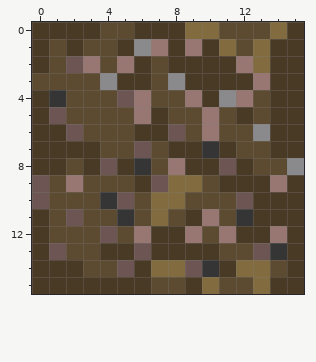
Pixel-art sprite: src/sprites/dirt.png. That is the earlier state.
The file is 16x16 pixels.
New version:
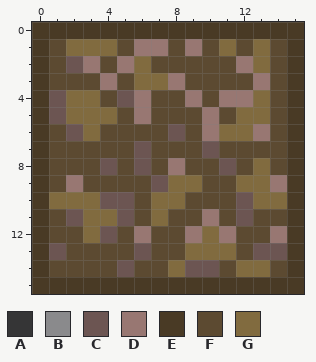
Palette (. is transparent): A #353536  B #8a8a8c  C #6c5552  D #987772  E #493a25  F #5c4a31  G #816b3f
The exact change:
{"y":0,"x":4,"old":"FF","new":"EE"}
{"y":0,"x":9,"old":"GGFFFG","new":"EEEEEE"}
{"y":1,"x":2,"old":"EFFEB","new":"GGGFD"}
{"y":1,"x":8,"old":"E","new":"F"}
{"y":1,"x":10,"old":"E","new":"F"}
{"y":1,"x":14,"old":"E","new":"F"}
{"y":2,"x":6,"old":"E","new":"G"}
{"y":2,"x":8,"old":"EEEE","new":"FFFF"}
{"y":2,"x":14,"old":"E","new":"F"}
{"y":3,"x":0,"old":"F","new":"E"}
{"y":3,"x":4,"old":"BEEFBEEEE","new":"DFGGDFFFF"}
{"y":3,"x":14,"old":"E","new":"F"}
{"y":4,"x":1,"old":"AFF","new":"CGG"}
{"y":4,"x":10,"old":"EB","new":"FD"}
{"y":4,"x":13,"old":"FE","new":"GF"}
{"y":5,"x":2,"old":"FFF","new":"GGG"}
{"y":5,"x":7,"old":"E","new":"F"}
{"y":5,"x":12,"old":"EFE","new":"GGF"}
{"y":6,"x":1,"old":"E","new":"F"}
{"y":6,"x":3,"old":"F","new":"G"}
{"y":6,"x":6,"old":"EE","new":"FF"}
{"y":6,"x":11,"old":"FFBE","new":"GGDF"}
{"y":7,"x":1,"old":"EEE","new":"FFF"}
{"y":7,"x":8,"old":"EEAE","new":"FFCF"}
{"y":7,"x":14,"old":"E","new":"F"}
{"y":8,"x":1,"old":"E","new":"F"}
{"y":8,"x":3,"old":"E","new":"F"}
{"y":8,"x":5,"old":"EA","new":"FC"}
{"y":8,"x":9,"old":"EE","new":"FF"}
{"y":8,"x":12,"old":"EF","new":"FG"}
{"y":8,"x":15,"old":"B","new":"E"}
{"y":9,"x":0,"old":"C","new":"E"}
{"y":9,"x":6,"old":"E","new":"F"}
{"y":9,"x":11,"old":"EEE","new":"FGG"}
{"y":10,"x":0,"old":"CFFFA","new":"EGGGC"}
{"y":10,"x":13,"old":"EE","new":"GG"}
{"y":11,"x":3,"old":"FFA","new":"GGC"}
{"y":11,"x":9,"old":"E","new":"F"}
{"y":11,"x":12,"old":"AEE","new":"CFF"}
{"y":12,"x":3,"old":"F","new":"G"}
{"y":12,"x":7,"old":"EE","new":"FF"}
{"y":12,"x":10,"old":"F","new":"G"}
{"y":12,"x":12,"old":"EE","new":"FF"}
{"y":13,"x":4,"old":"EE","new":"FF"}
{"y":13,"x":7,"old":"EEEEF","new":"FFGGG"}
{"y":13,"x":14,"old":"A","new":"C"}
{"y":14,"x":1,"old":"EE","new":"FF"}
{"y":14,"x":6,"old":"EG","new":"FF"}
{"y":14,"x":10,"old":"AE","new":"CF"}
{"y":15,"x":7,"old":"FF","new":"EE"}
{"y":15,"x":10,"old":"GFFG","new":"EEEE"}
